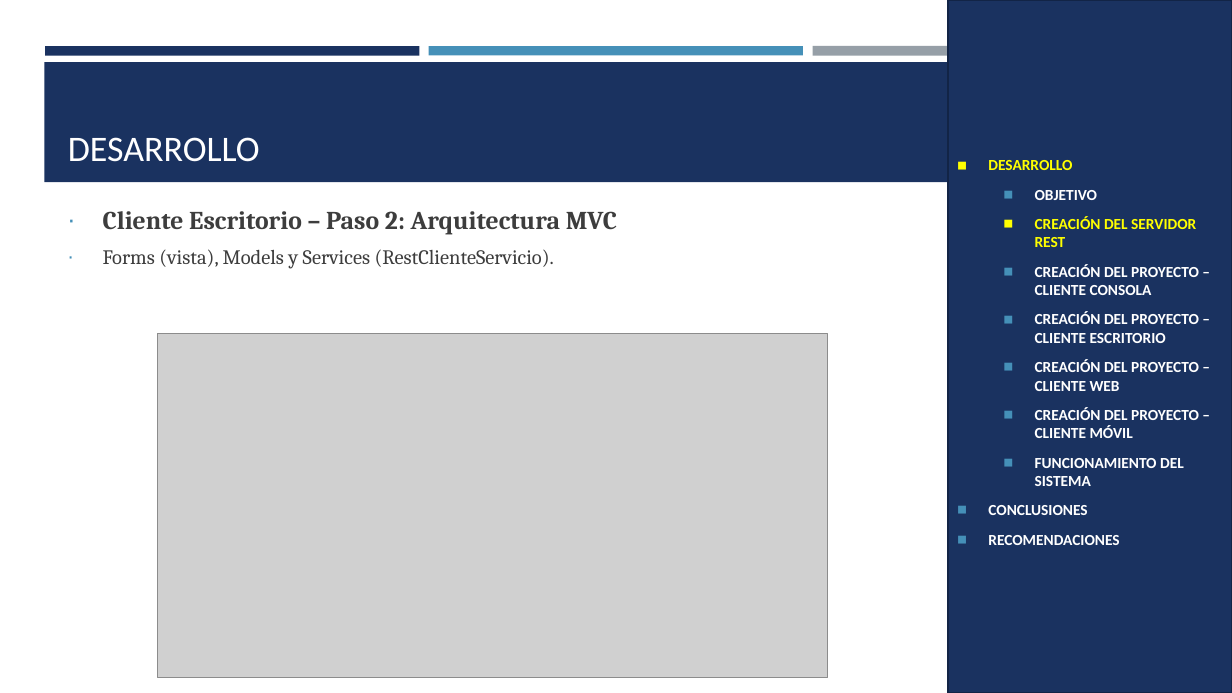
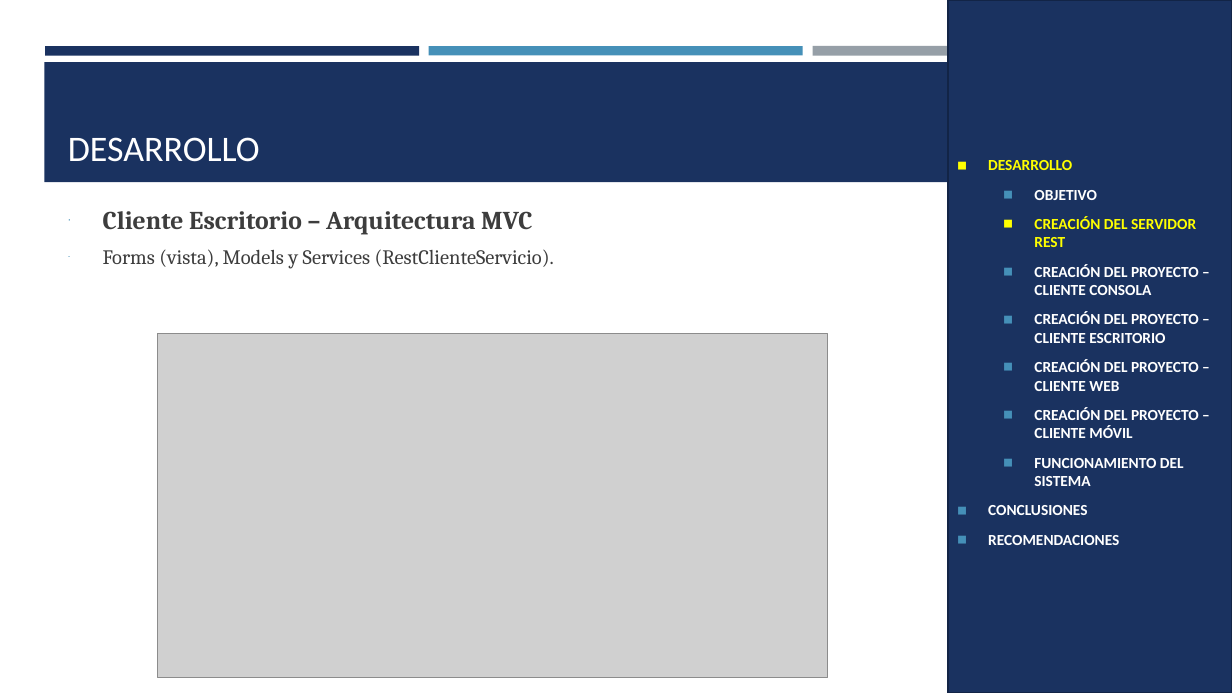
Before and after one commit to Juangranda3424/Arquitectura-Grupo8, a slide deck: slide 33 of Parcial 1/SINBBDD/TI.1.4. PAO202651_SOAP_RESTFUL_DONET_SINBDD_NRC36884_GR 8/05. DOCUMENTACION/PRESENTACION_TI_1_4__SOAP_RESTFUL_sin_BDD_en_DOTNET.pptx (slide 44 before the commit). Drawn at 1232x693 pixels with LibreOffice and Linux fonts; fonts in the diff are those of the drawing; grey boxes stand for pictures. Boxes give left, top, right and bottom in pixels: in the first picture for what was removed or moved away, otherwise in the second. Text is boxed around its words. In the diff, an @@ line names an element or a change of style, - is before the commit and + after.

```diff
--- a/Parcial 1/SINBBDD/TI.1.4. PAO202651_SOAP_RESTFUL_DONET_SINBDD_NRC36884_GR 8/05. DOCUMENTACION/PRESENTACION_TI_1_4__SOAP_RESTFUL_sin_BDD_en_DOTNET.pptx
+++ b/Parcial 1/SINBBDD/TI.1.4. PAO202651_SOAP_RESTFUL_DONET_SINBDD_NRC36884_GR 8/05. DOCUMENTACION/PRESENTACION_TI_1_4__SOAP_RESTFUL_sin_BDD_en_DOTNET.pptx
@@ text at (x1=103, y1=211, x2=532, y2=235): text changed @@
-∙ Cliente Escritorio – Paso 2: Arquitectura MVC
+∙ Cliente Escritorio – Arquitectura MVC
```
Also in this commit, not shown: 53 other slides changed, 15 slides removed, 1 other file.
